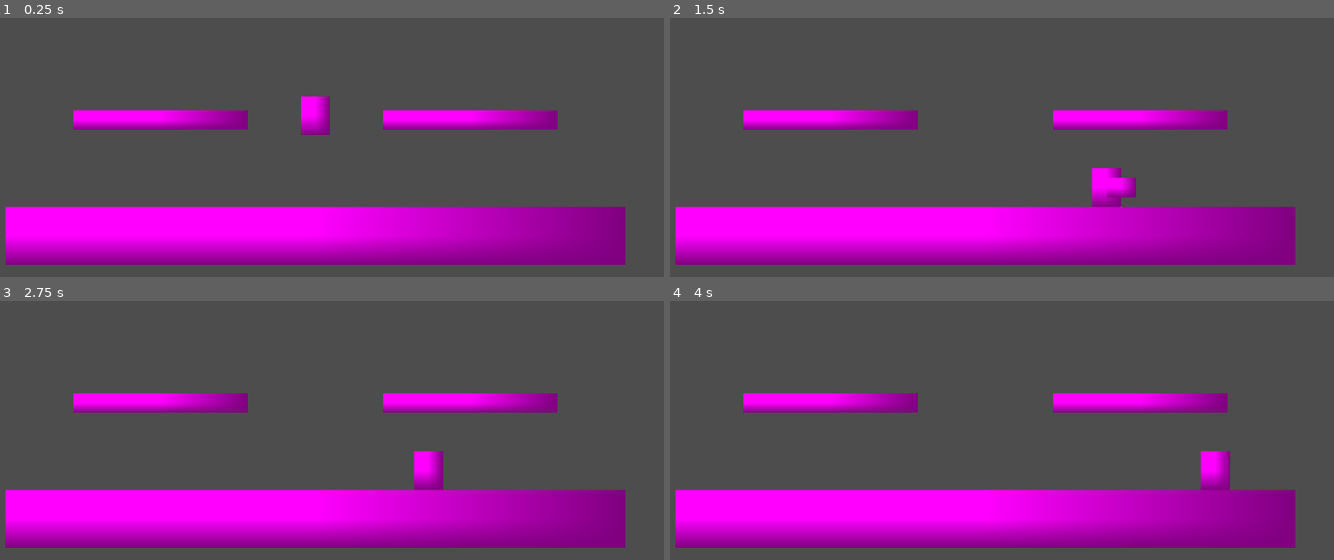
Above: before the commit, frames 1-4 (two rows, left to right).
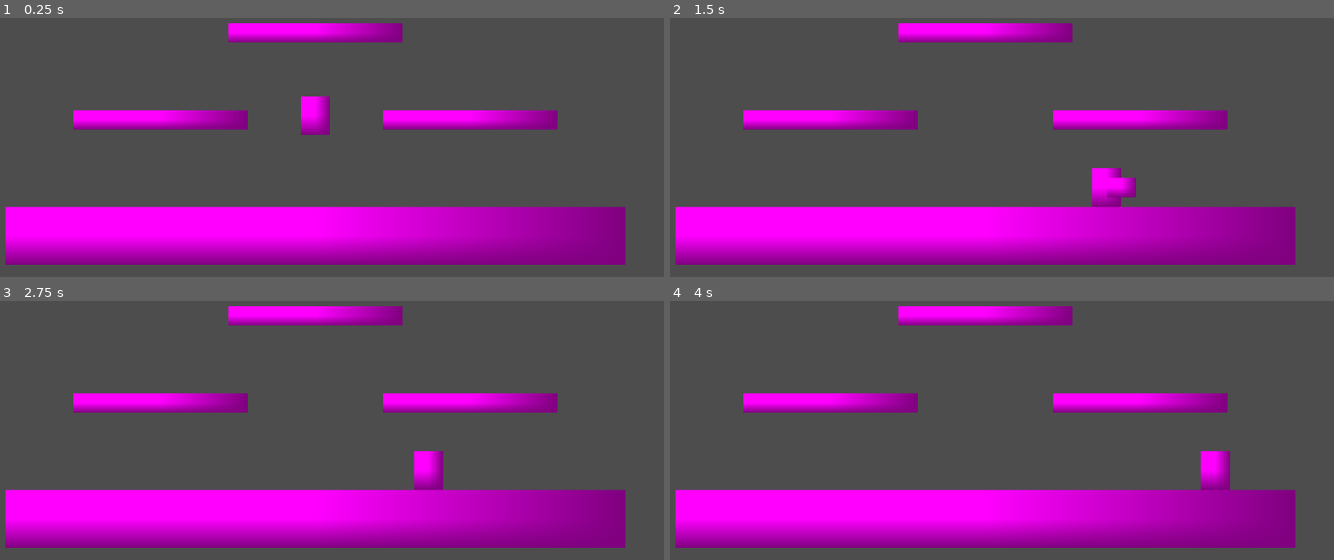
Above: after the commit, the same moments.

Repository: ima-cow/Fighting-game-adv-comp-sci
Game: Godot game, scene res://scenes/stages/ninja_gardens.tscn
Same seed, same stepped clock (60 frames per second), same inputs: the game is played once before the commit and once after it. Before the commit the project starts from res://scenes/ninja_gardens.tscn.
Inputs:
- Up to frame 1 (0.25 s): no input
- Up to frame 2 (1.5 s): hold D (move_right) from 0.53 s (still down); tap H (grab) at 0.6 s; tap Space (jump) at 0.77 s; tap U (jab) at 1.35 s
- Up to frame 3 (2.75 s): tap Space (jump) at 1.52 s; release D (move_right) at 2.03 s; hold A (move_left) from 2.03 s (still down); tap K (smash) at 2.1 s
- Up to frame 4 (4 s): release A (move_left) at 2.78 s; hold D (move_right) from 2.78 s (still down); tap I (special_1) at 2.85 s; tap Space (jump) at 3.02, 3.77 s; tap O (special_2) at 3.6 s

The runs differ from the first frame. In frame 1, 2.0% of the frame differs, in the area x 34-61%, y 2-10%; in frame 2, 2.0%; in frame 3, 2.0%; in frame 4, 2.0%.

Commit message:
adding stages

Diff:
--- a/scenes/level_selector.tscn
+++ b/scenes/level_selector.tscn
@@ -3,17 +3,10 @@
 [ext_resource type="Texture2D" uid="uid://qdjli3urk4tm" path="res://icon.svg" id="1_aeu7d"]
 [ext_resource type="Script" uid="uid://cuun5h2mypby2" path="res://level_selector.gd" id="1_gkmvm"]
 
-[node name="LevelSelector" type="Control"]
-layout_mode = 3
-anchors_preset = 15
-anchor_right = 1.0
-anchor_bottom = 1.0
-grow_horizontal = 2
-grow_vertical = 2
+[node name="LevelSelector" type="Node"]
 script = ExtResource("1_gkmvm")
 
 [node name="HBoxContainer" type="HBoxContainer" parent="."]
-layout_mode = 1
 anchors_preset = -1
 anchor_right = 1.0
 anchor_bottom = 0.988
--- /dev/null
+++ b/scenes/stages/big_hands_city.tscn
@@ -0,0 +1,3 @@
+[gd_scene format=3 uid="uid://bc87oi50iuyew"]
+
+[node name="BigHandsCity" type="Node"]
--- /dev/null
+++ b/scenes/stages/cowboy_desert.tscn
@@ -0,0 +1,50 @@
+[gd_scene load_steps=6 format=3 uid="uid://4pvyhs2xmggk"]
+
+[sub_resource type="RectangleShape2D" id="RectangleShape2D_uenyh"]
+size = Vector2(1536, 880)
+
+[sub_resource type="PlaceholderTexture2D" id="PlaceholderTexture2D_uenyh"]
+
+[sub_resource type="RectangleShape2D" id="RectangleShape2D_qe866"]
+size = Vector2(1216, 160)
+
+[sub_resource type="PlaceholderTexture2D" id="PlaceholderTexture2D_jtbfi"]
+
+[sub_resource type="RectangleShape2D" id="RectangleShape2D_4pcim"]
+size = Vector2(768, 26)
+
+[node name="CowboyDesert" type="Node"]
+
+[node name="Camera2D" type="Camera2D" parent="."]
+
+[node name="PlayArea" type="Area2D" parent="."]
+
+[node name="CollisionShape2D" type="CollisionShape2D" parent="PlayArea"]
+visible = false
+shape = SubResource("RectangleShape2D_uenyh")
+
+[node name="Stage" type="Node" parent="."]
+
+[node name="Floor" type="StaticBody2D" parent="Stage"]
+position = Vector2(0, 256)
+
+[node name="Sprite2D" type="Sprite2D" parent="Stage/Floor"]
+position = Vector2(3.8147e-05, -7.62939e-06)
+scale = Vector2(1216, 96)
+texture = SubResource("PlaceholderTexture2D_uenyh")
+
+[node name="CollisionShape2D" type="CollisionShape2D" parent="Stage/Floor"]
+position = Vector2(0, 32)
+shape = SubResource("RectangleShape2D_qe866")
+
+[node name="Platform" type="StaticBody2D" parent="Stage"]
+position = Vector2(0, 48)
+
+[node name="Sprite2D" type="Sprite2D" parent="Stage/Platform"]
+position = Vector2(2.28882e-05, -4.76837e-07)
+scale = Vector2(768, 32)
+texture = SubResource("PlaceholderTexture2D_jtbfi")
+
+[node name="CollisionShape2D" type="CollisionShape2D" parent="Stage/Platform"]
+shape = SubResource("RectangleShape2D_4pcim")
+one_way_collision = true
--- a/scenes/ninja_gardens.tscn
+++ b/scenes/stages/ninja_gardens.tscn
@@ -1,6 +1,6 @@
 [gd_scene load_steps=7 format=3 uid="uid://djh5dkaqq22v"]
 
-[ext_resource type="PackedScene" uid="uid://dmslc11hhyyu" path="res://scenes/ninja.tscn" id="1_k366a"]
+[ext_resource type="PackedScene" uid="uid://dmslc11hhyyu" path="res://scenes/characters/ninja.tscn" id="1_m4npe"]
 
 [sub_resource type="RectangleShape2D" id="RectangleShape2D_78yxw"]
 size = Vector2(1536, 880)
@@ -15,11 +15,11 @@
 [sub_resource type="RectangleShape2D" id="RectangleShape2D_psigm"]
 size = Vector2(288, 26)
 
-[node name="Ninja Gardens" type="Node"]
+[node name="NinjaGardens" type="Node"]
 
 [node name="Camera2D" type="Camera2D" parent="."]
 
-[node name="Ninja" parent="." instance=ExtResource("1_k366a")]
+[node name="Ninja" parent="." instance=ExtResource("1_m4npe")]
 
 [node name="PlayArea" type="Area2D" parent="."]
 
@@ -64,3 +64,15 @@
 [node name="CollisionShape2D" type="CollisionShape2D" parent="Stage/Platform2"]
 shape = SubResource("RectangleShape2D_psigm")
 one_way_collision = true
+
+[node name="Platform3" type="StaticBody2D" parent="Stage"]
+position = Vector2(0, -80)
+
+[node name="Sprite2D" type="Sprite2D" parent="Stage/Platform3"]
+position = Vector2(7.62939e-06, -4.76837e-07)
+scale = Vector2(288, 32)
+texture = SubResource("PlaceholderTexture2D_78yxw")
+
+[node name="CollisionShape2D" type="CollisionShape2D" parent="Stage/Platform3"]
+shape = SubResource("RectangleShape2D_psigm")
+one_way_collision = true
Renamed: scenes/ninja.tscn -> scenes/characters/ninja.tscn
